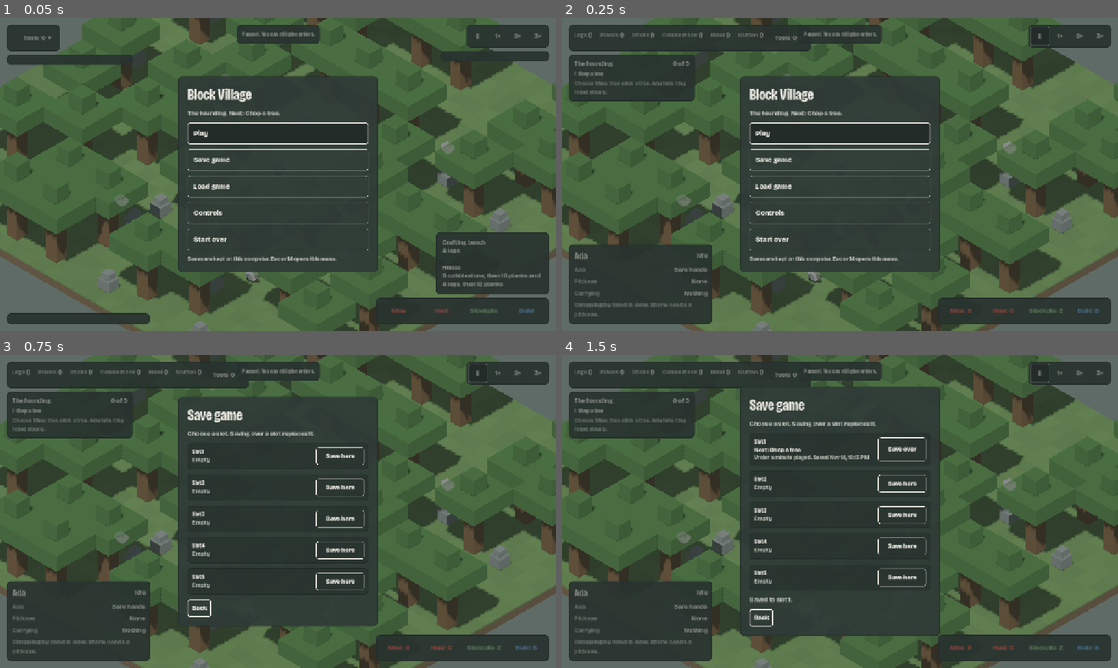
Above: before the commit, frames 1-4 (two rows, left to right).
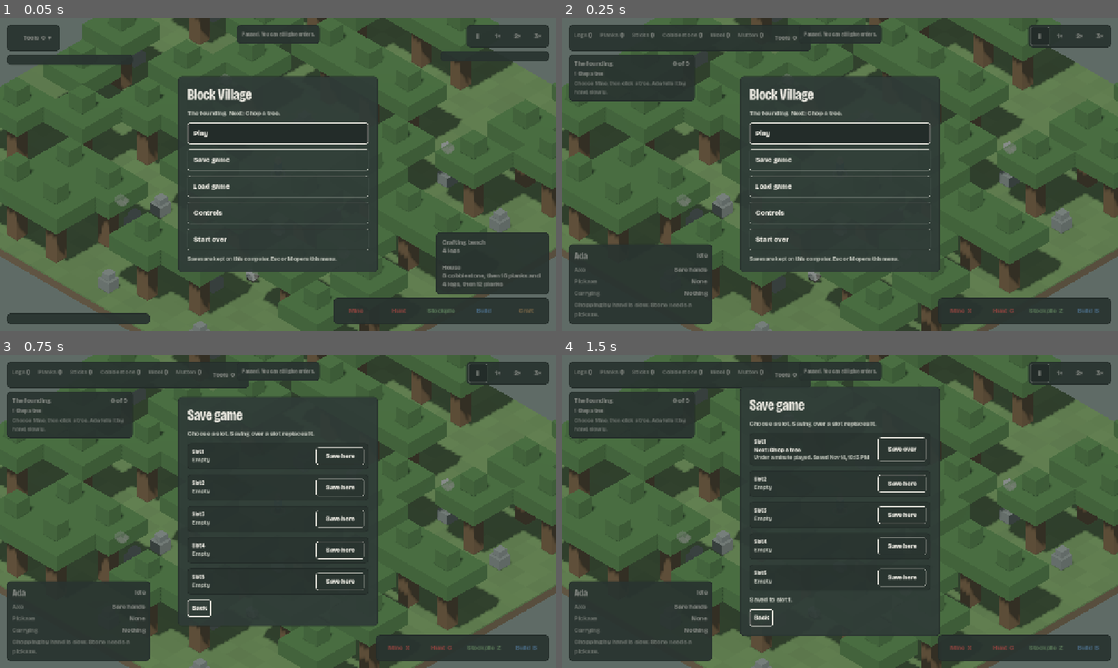
Above: after the commit, the same moments.

Repository: NerdyToddGerdy/mc_village
Game: Godot game, scene res://scenes/main.tscn
The game is run twice, just before and just after one commit, with the same random seed, the same clock (stepped at 60 frames per second) and the same inputs.
Inputs:
- Up to frame 1 (0.05 s): no input
- Up to frame 2 (0.25 s): no input
- Up to frame 3 (0.75 s): click "Save game" at 0.5 s
- Up to frame 4 (1.5 s): click "Save here" at 1.25 s

The runs differ from the first frame. In frame 1, 0.7% of the frame differs, in the area x 60-96%, y 89-98%; in frame 2, nothing differs; in frame 3, nothing differs; in frame 4, nothing differs.

Commit message:
Craft menu in the toolbar
- Once a crafting bench is finished, a Craft button (C, rebindable)
  appears in the orders toolbar and opens the bench panel above it;
  with several benches it shows "Bench 1 of 2" and Next bench; Esc
  closes it first
- The bench panel lists recipes first at a fixed size, with status,
  reasons and the queue in a fixed-height area below, so the Queue
  buttons no longer jump while the panel updates
- game_test covers the button, C, queueing from the panel and Esc; the
  bot playtest queues a house's planks from the Craft panel and pauses
  while queueing so counts are exact
- Spec §7a

Closes #57

Co-Authored-By: Claude Opus 5.5 <noreply@anthropic.com>

Diff:
--- a/game/scenes/game.gd
+++ b/game/scenes/game.gd
@@ -13,6 +13,8 @@
 var placing := ""                       ## Template being placed while tool == "build".
 var rot := 0
 var build_menu_open := false
+var craft_menu_open := false            ## The Craft panel above the toolbar (issue #57).
+var craft_bench_i := 0                  ## Which finished bench the Craft panel shows.
 var selection := {}                     ## {} | {kind:"res", ids:[...]} | {kind:"tree"/"boulder"/"site", id}
 
 var _acc := 0.0
@@ -425,6 +427,8 @@
 	if e.keycode == KEY_ESCAPE:
 		if tool != "" or build_menu_open:
 			set_tool("")
+		elif craft_menu_open:
+			craft_menu_open = false
 		else:
 			open_menu("main")
 		get_viewport().set_input_as_handled()
@@ -438,6 +442,7 @@
 		"speed2": set_speed(2)
 		"speed3": set_speed(3)
 		"mine": set_tool("mine")
+		"craft": toggle_craft_menu()
 		"hunt": set_tool("hunt")
 		"stock": set_tool("stock")
 		"build": set_tool("build")
@@ -483,6 +488,8 @@
 
 func _use_sim(s: Sim) -> void:
 	sim = s
+	craft_menu_open = false
+	craft_bench_i = 0
 	_world.set_sim(s)
 	tool = ""
 	placing = ""
@@ -547,8 +554,39 @@
 		_acc = 0.0  # no leftover time may tick the sim after pausing
 
 
+## Finished benches, for the Craft panel.
+func benches() -> Array:
+	return sim.sites.filter(func(s): return s.done and s.tpl == "bench")
+
+
+## The bench the Craft panel is showing, or null before any bench is finished.
+func craft_bench():
+	var list := benches()
+	return null if list.is_empty() else list[craft_bench_i % list.size()]
+
+
+func toggle_craft_menu() -> void:
+	if craft_bench() == null:
+		craft_menu_open = false
+		return
+	craft_menu_open = not craft_menu_open
+	if craft_menu_open:
+		build_menu_open = false
+		if tool == "build":
+			tool = ""
+			placing = ""
+
+
+func next_craft_bench() -> void:
+	craft_bench_i += 1
+
+
 func set_tool(t: String) -> void:
+	if t == "craft":
+		toggle_craft_menu()
+		return
 	if t == "build":
+		craft_menu_open = false
 		build_menu_open = not build_menu_open
 		if build_menu_open and tool != "build":
 			tool = ""
@@ -697,6 +735,8 @@
 			near.des = true
 			_target = Vector3(near.pos.x + 0.5, 0, near.pos.y + 0.5)
 			_place_camera()
+	if "--craft" in OS.get_cmdline_user_args():
+		craft_menu_open = true
 	if "--select-ada" in OS.get_cmdline_user_args():
 		selection = {"kind": "res", "ids": [sim.residents[0].id]}
 	for i in 30:
--- a/game/tests/game_test.gd
+++ b/game/tests/game_test.gd
@@ -200,6 +200,46 @@
 	DirAccess.remove_absolute(ProjectSettings.globalize_path(game.keys_path))
 
 
+## Issue #57: a Craft button in the toolbar opens the bench panel once a bench is finished.
+func _test_craft_menu(game: Game) -> void:
+	game.restart()
+	var hud: Hud = game._hud
+	hud.refresh(game.sim)
+	await process_frame
+	check(not hud._tool_btns.craft.visible, "no Craft button before there's a bench")
+	_key(game, KEY_C)
+	check(not game.craft_menu_open, "C does nothing without a bench")
+	var bench := game.sim.place_site("bench", Sim.rcell(game.sim.residents[0]) + Vector2i(2, 0))
+	bench.stage = 1
+	bench.done = true
+	game.sim.rev += 1
+	hud.refresh(game.sim)
+	await process_frame
+	check(hud._tool_btns.craft.visible, "the Craft button appears once a bench is finished")
+	_key(game, KEY_C)
+	hud.refresh(game.sim)
+	await process_frame
+	check(game.craft_menu_open and hud._craft_panel.visible, "C opens the craft panel above the toolbar")
+	var queue_btn: Button = null
+	for n in _walk(hud._craft_box):
+		if n is Button and n.text == "Queue":
+			queue_btn = n
+			break
+	check(queue_btn != null, "the panel lists recipes with Queue buttons")
+	if queue_btn != null:
+		queue_btn.pressed.emit()
+		check(bench.queue.size() == 1, "Queue in the craft panel queues a craft at the bench")
+	_key(game, KEY_ESCAPE)
+	check(not game.craft_menu_open and not game._menu.visible, "Esc closes the craft panel first")
+
+
+func _walk(n: Node) -> Array:
+	var out: Array = [n]
+	for ch in n.get_children():
+		out.append_array(_walk(ch))
+	return out
+
+
 func _initialize() -> void:
 	var game: Game = load("res://scenes/main.tscn").instantiate()
 	game.keys_path = "user://test_settings/game_test_keys.cfg"
@@ -253,6 +293,7 @@
 	await _test_fading(game)
 	_test_smooth_movement(game)
 	await _test_rebinding(game)
+	await _test_craft_menu(game)
 	game.open_menu("main")
 	game.restart()
 	check(game.sim.tick == 0 and game.sim.residents.size() == 1 and not menu.visible, "Start over begins a fresh game")
--- a/game/tests/playtest.gd
+++ b/game/tests/playtest.gd
@@ -116,6 +116,8 @@
 	if b == null:
 		printerr("     (no visible button containing \"%s\")" % text)
 		return false
+	if OS.get_environment("PLAYTEST_TRACE") != "":
+		print("     click \"%s\" -> button \"%s\" at %s (parent %s)" % [text, b.text.replace("\n", " / "), b.get_global_rect(), b.get_parent().get_parent().name])
 	await click(b.get_global_rect().get_center())
 	return true
 
@@ -247,9 +249,13 @@
 	# Queue crafts by clicking the bench and its Queue buttons
 	await click(screen(bench_cell, 0.4))
 	check(game.selection.get("kind", "") == "site" and game.selection.id == bench.id, "clicking the bench selects it (got %s)" % [game.selection])
+	# Pause while queueing, so nothing gets crafted between clicks and the count is exact.
+	await key(KEY_QUOTELEFT)
+	check(game.speed == 0, "~ pauses")
 	for r in ["Planks", "Planks", "Sticks", "Wooden pickaxe"]:
 		check(await click_button("Queue", r), "click Queue for %s" % r)
 	check(bench.queue.size() == 4, "4 crafts queued (%s)" % [bench.queue])
+	await key(KEY_1)
 	await run(150)
 	check(sim.stats.pick_crafted, "a wooden pickaxe is crafted")
 
@@ -284,12 +290,20 @@
 	var h1 = sim.site_at(house_origin + Vector2i(2, 2))
 	check(h1 != null and h1.tpl == "house" and h1.rot == 1, "clicking places the house with the turned door")
 
-	await click(screen(bench_cell, 0.4))
+	# Queue the house's planks from the toolbar's Craft panel (issue #57), not by clicking the bench
+	game.selection = {}
+	check(game._hud._tool_btns.craft.visible, "a Craft button is in the toolbar now that the bench is finished")
+	check(await click_button("Craft"), "click Craft in the toolbar")
+	check(game.craft_menu_open, "the craft panel opens")
+	await key(KEY_QUOTELEFT)
 	var queued_before: int = bench.queue.size()
 	check(await click_button("Queue 5", "Planks"), "click Queue 5 for planks")
 	check(bench.queue.size() == queued_before + 5, "Queue 5 queues five batches")
 	await click_button("Queue 5", "Planks")
 	check(bench.queue.size() >= queued_before + 8, "two Queue 5 clicks cover a house's planks")
+	await key(KEY_ESCAPE)
+	check(not game.craft_menu_open, "Esc closes the craft panel")
+	await key(KEY_1)
 	await run(700)
 	check(h1.done, "Ada builds her house")
 	check(sim.auto_craft, "auto ingredients unlock with the first house")
--- a/game/view/hud.gd
+++ b/game/view/hud.gd
@@ -24,6 +24,8 @@
 var _sel_panel: PanelContainer
 var _sel := VBoxContainer.new()
 var _build_menu: PanelContainer
+var _craft_panel: PanelContainer
+var _craft_box := VBoxContainer.new()
 var _tool_btns := {}
 var _build_items := {}
 var _keys_sig := ""
@@ -89,9 +91,13 @@
 	bm.add_child(_build_items.house)
 	_build_menu = _panel(bm, Vector2(260, 0), 6)
 	br.add_child(_build_menu)
+	_craft_box.add_theme_constant_override("separation", 4)
+	_craft_panel = _panel(_craft_box, Vector2(340, 0))
+	_craft_panel.visible = false
+	br.add_child(_craft_panel)
 	var tools := HBoxContainer.new()
 	tools.add_theme_constant_override("separation", 2)
-	for t in [["mine", "Mine", "X", Palette.RED], ["hunt", "Hunt", "G", Palette.RED], ["stock", "Stockpile", "Z", Palette.GREEN], ["build", "Build", "B", Palette.BLUE]]:
+	for t in [["mine", "Mine", "X", Palette.RED], ["hunt", "Hunt", "G", Palette.RED], ["stock", "Stockpile", "Z", Palette.GREEN], ["build", "Build", "B", Palette.BLUE], ["craft", "Craft", "C", Palette.PLANK]]:
 		var b := _button(t[1], func(): game.set_tool(t[0]))
 		b.custom_minimum_size = Vector2(96, 52)
 		b.toggle_mode = true
@@ -219,9 +225,10 @@
 	if sig == _keys_sig:
 		return
 	_keys_sig = sig
-	var names := {"mine": "Mine", "hunt": "Hunt", "stock": "Stockpile", "build": "Build"}
+	var names := {"mine": "Mine", "hunt": "Hunt", "stock": "Stockpile", "build": "Build", "craft": "Craft"}
 	var tips := {"mine": "Mine trees and boulders. Drag to mark many. Boulders need a pickaxe.",
 		"hunt": "Hunt sheep for wool and mutton. Click or drag over them.",
+		"craft": "Queue crafts at the bench",
 		"stock": "Paint a stockpile. Drag over open ground.", "build": "Build"}
 	for t in _tool_btns:
 		var key := k.first(t)
@@ -295,9 +302,14 @@
 	_refresh_stuck(sim)
 	_refresh_selection(sim)
 	for t in _tool_btns:
-		var on: bool = game.build_menu_open or game.tool == "build" if t == "build" else game.tool == t
+		var on: bool
+		match t:
+			"build": on = game.build_menu_open or game.tool == "build"
+			"craft": on = game.craft_menu_open
+			_: on = game.tool == t
 		_tool_btns[t].set_pressed_no_signal(on)
 	_build_menu.visible = game.build_menu_open
+	_refresh_craft(sim)
 	_refresh_toasts()
 
 
@@ -535,6 +547,27 @@
 			_fill_site(c, sim, target)
 
 
+## The Craft button appears once a bench is finished; it opens the bench panel above the toolbar
+## (issue #57), with the same contents as selecting the bench.
+func _refresh_craft(sim: Sim) -> void:
+	var bench = game.craft_bench()
+	_tool_btns.craft.visible = bench != null
+	_craft_panel.visible = game.craft_menu_open and bench != null
+	if not _craft_panel.visible:
+		return
+	var n: int = game.benches().size()
+	var sig := "%d|%d|%s|%s|%s|%s" % [n, game.craft_bench_i, bench, sim.auto_craft, sim.free_count("log"), sim.stuck.map(func(x): return x.why)]
+	_rebuild(_craft_box, sig, func(c: Container) -> void:
+		if n > 1:
+			var h := HBoxContainer.new()
+			var l := _label("Bench %d of %d" % [game.craft_bench_i % n + 1, n], false, Palette.CHALK_DIM, 14)
+			l.size_flags_horizontal = Control.SIZE_EXPAND_FILL
+			h.add_child(l)
+			h.add_child(_button("Next bench", func(): game.next_craft_bench()))
+			c.add_child(h)
+		_fill_site(c, sim, bench))
+
+
 func _tool_text(t: Dictionary) -> String:
 	return "%s, %d %s left" % ["Stone" if t.tier == 2 else "Wooden", t.dur, "use" if t.dur == 1 else "uses"]
 
@@ -582,26 +615,37 @@
 			if have < head.inp[k]:
 				missing.append(Defs.words(k, head.inp[k] - have))
 		status = "%s %s for %s" % ["Gathering" if ai >= 0 else "Waiting for", ", ".join(missing), head.name.to_lower()]
+	# The title and recipe rows come first and never change size, so the Queue buttons stay put while
+	# the status, reasons and queue below them change (issue #57: buttons used to jump mid-click).
 	c.add_child(_label("Crafting bench", true, Palette.CHALK, 24))
-	c.add_child(_label(status, false, Palette.CHALK_DIM, 15, true))
-	for x in reasons:
-		c.add_child(_reason(x.why))
 	for rec in Defs.RECIPES:
 		var h := HBoxContainer.new()
-		var l := _label("%s\n%s → %s" % [rec.name, Defs.cost_text(rec.inp), Defs.cost_text(rec.out)], false, Palette.CHALK, 14)
+		var l := _label("%s\n%s → %s" % [rec.name, Defs.cost_text(rec.inp), Defs.cost_text(rec.out)], false, Palette.CHALK, 13)
+		l.add_theme_constant_override("line_spacing", -2)
 		l.size_flags_horizontal = Control.SIZE_EXPAND_FILL
 		h.add_child(l)
 		h.add_child(_button("Queue", func(): game.queue_craft(s, rec.id)))
 		h.add_child(_button("Queue 5", func(): game.queue_craft(s, rec.id, 5)))
 		c.add_child(h)
+	var lower := VBoxContainer.new()
+	lower.add_theme_constant_override("separation", 6)
+	lower.size_flags_horizontal = Control.SIZE_EXPAND_FILL
+	lower.add_child(_label(status, false, Palette.CHALK_DIM, 15, true))
+	for x in reasons:
+		lower.add_child(_reason(x.why))
 	if not s.queue.is_empty():
-		c.add_child(_label("Queue. Items that can’t be made yet are skipped. Click one to remove it.", false, Palette.CHALK_DIM, 13, true))
+		lower.add_child(_label("Queue. Items that can’t be made yet are skipped. Click one to remove it.", false, Palette.CHALK_DIM, 13, true))
 		var flow := HFlowContainer.new()
 		for i in s.queue.size():
 			var auto: bool = s.autoq[i]
 			flow.add_child(_button("%s%s ×" % [Defs.recipe(s.queue[i]).name, " (auto)" if auto else ""], func(): game.unqueue_craft(s, i)))
-		c.add_child(flow)
-	c.add_child(_label("Missing planks and sticks are queued automatically." if sim.auto_craft else "Once Ada’s house is finished, the bench queues the planks and sticks a recipe needs.", false, Palette.CHALK_DIM, 13, true))
+		lower.add_child(flow)
+	lower.add_child(_label("Missing planks and sticks are queued automatically." if sim.auto_craft else "Once Ada’s house is finished, the bench queues the planks and sticks a recipe needs.", false, Palette.CHALK_DIM, 13, true))
+	var scroll := ScrollContainer.new()
+	scroll.custom_minimum_size = Vector2(0, 96)
+	scroll.horizontal_scroll_mode = ScrollContainer.SCROLL_MODE_DISABLED
+	scroll.add_child(lower)
+	c.add_child(scroll)
 
 
 # ---------------------------------------------------------------- cursor hint
--- a/game/view/key_bindings.gd
+++ b/game/view/key_bindings.gd
@@ -11,6 +11,7 @@
 	["stock", "Orders", "Paint a stockpile", [KEY_Z]],
 	["hunt", "Orders", "Hunt sheep", [KEY_G]],
 	["build", "Orders", "Open the build menu", [KEY_B]],
+	["craft", "Orders", "Open the craft menu", [KEY_C]],
 	["bench", "Orders", "Place a crafting bench", [KEY_T]],
 	["house", "Orders", "Place a house", [KEY_H]],
 	["rotate", "Orders", "Turn the house door while placing", [KEY_R]],
Not shown, changed: slice-2-spec.md
